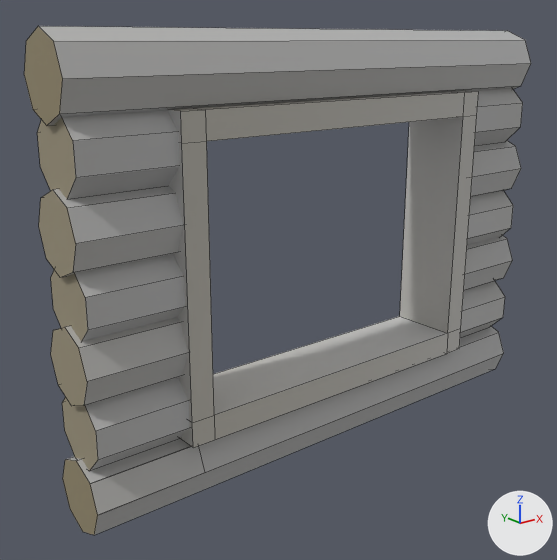
One commit to the FBX model PECO-Unity/Assets/Game/Sources/Models/Items/Structures/Window_Maple/Structure_0.fbx: the scene before it, then after it.
Camera for both pictures: a 50 mm camera at (-0.0511, -0.0567, 0.0204) aimed at (-0.0041, 0.0021, -0.0031). Lighting does not change. The marker at lower right points along +X, +Y and +Z. Mesh edges are drawn as thin lines. Where no turn or scale is listed for an object, it has been applied to the vertices.

Objects in the first picture: 'Model_0'.
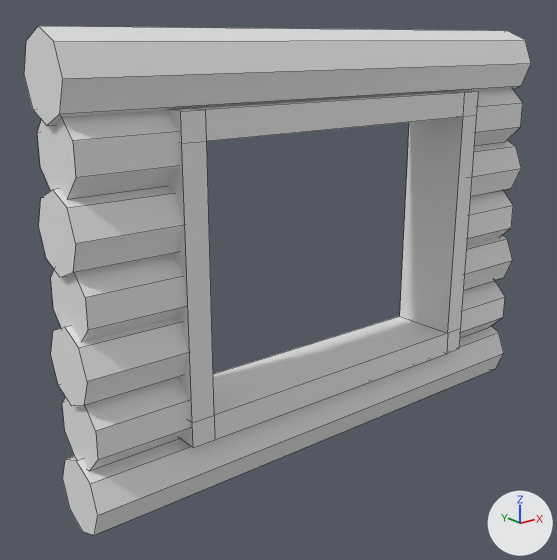
The newer file is also rescaled (x100.0) as a whole; pictures and numbers use the older file's frame.

What the commit changed:
me_model_0 is used by ob_model_0.
me_model_0 had 228 vertices, 143 faces and spanned x -0.028..0.028, y -0.0038..0.0038, z -0.0213..0.0213.
me_model_0 now has 224 vertices, 142 faces and spans x -0.028..0.028, y -0.0038..0.0038, z -0.0213..0.0213.
me_model_0 part 1: the loose piece of 4 vertices spanning x -0.028..-0.0173, y -0.0035..-0.0025, z -0.0177..-0.0152 is deleted.
me_model_0 part 2: 142 faces spanning x -0.028..0.028, y -0.0038..0.0038, z -0.0213..0.0213 switch from mat_none__texture_png (picture img_texture_png) to no material.

Location of each change, (x1, y1, x2, y2) in pixels of the pictures (557 x 560 px):
part 1 of me_model_0, deleted
    before: (90, 446, 205, 515)
part 2 of me_model_0, recoloured
    both: (24, 26, 531, 535)
